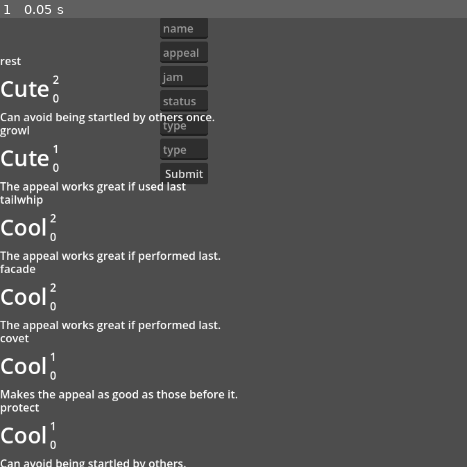
Above: before the commit, frame 1.
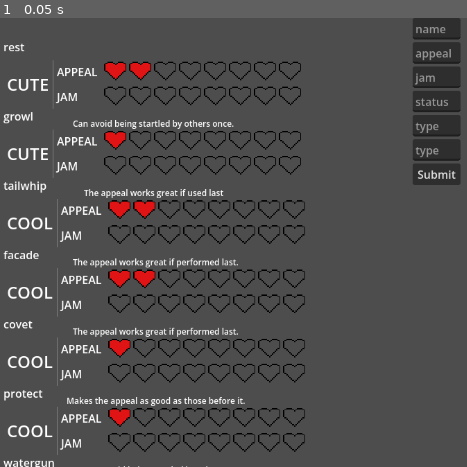
Above: after the commit, the same moment.

Repository: coreyli1/contests
Game: Godot game, scene res://ui/characterselect.tscn
The game is run twice, just before and just after one commit, with the same random seed, the same clock (stepped at 60 frames per second) and the same inputs. This scene is started directly instead of the project's main scene.
Inputs:
- Up to frame 1 (0.05 s): no input

The runs differ from the first frame. In frame 1, 18% of the frame differs, in the area x 0-99%, y 0-100%.

Commit message:
added heart system for the move card  ui

Diff:
--- a/ui/characterselect.gd
+++ b/ui/characterselect.gd
@@ -20,7 +20,7 @@
 	pass
 
 func create_labels() -> void:
-	var ypos = 50
+	var ypos = 25
 
 	for d in Global.move_data:
 
@@ -31,8 +31,8 @@
 		add_child(card)
 		card.label_move_name.text = d
 		card.label_type.text = set_type(Global.move_data[d]["type"])
-		card.label_appeal.text = str(Global.move_data[d]["appeal"])
-		card.label_jam.text = str(Global.move_data[d]["jam"])
+		#card.label_appeal.text = str(Global.move_data[d]["appeal"])
+		#card.label_jam.text = str(Global.move_data[d]["jam"])
 		card.label_description.text = Global.move_data[d]["description"]
 
 		card.set_labels(d, Global.move_data[d]["type"], Global.move_data[d]["appeal"], Global.move_data[d]["jam"], Global.move_data[d]["description"])
@@ -59,18 +59,19 @@
 	print(new_move)
 	Global.move_data[line_name.text] = new_move
 	print(Global.move_data)
+	print("move added")
 	pass # Replace with function body.
 
 func set_type(t: int)-> String:
 	match t:
 		0:
-			return "Cool"
+			return "COOL"
 		1:
-			return "Beauty"
+			return "BEAUTY"
 		2:
-			return "Cute"
+			return "CUTE"
 		3:
-			return "Clever"
+			return "CLEVER"
 		4:
-			return "Tough"
+			return "TOUGH"
 	return ""
--- a/ui/characterselect.tscn
+++ b/ui/characterselect.tscn
@@ -6,10 +6,9 @@
 script = ExtResource("1_7vt1i")
 
 [node name="VBoxContainer" type="VBoxContainer" parent="." unique_id=1736079045]
-offset_left = 231.0
-offset_top = -1.0
-offset_right = 299.0
-offset_bottom = 205.0
+offset_left = 595.0
+offset_right = 663.0
+offset_bottom = 241.0
 
 [node name="Name" type="LineEdit" parent="VBoxContainer" unique_id=792463550]
 unique_name_in_owner = true
--- a/ui/movecard.gd
+++ b/ui/movecard.gd
@@ -12,14 +12,23 @@
 var jam
 var desc
 
-#func _init(mn: String, t: int, a: int, j: int, d: String) -> void:
-	#move_name = mn
-	#move_type = set_type(t)
-	#appeal = str(a)
-	#jam = str(j)
-	#desc = d
-	#
+@onready var h_1: TextureRect = %h1
+@onready var h_2: TextureRect = %h2
+@onready var h_3: TextureRect = %h3
+@onready var h_4: TextureRect = %h4
+@onready var h_5: TextureRect = %h5
+@onready var h_6: TextureRect = %h6
+@onready var h_7: TextureRect = %h7
+@onready var h_8: TextureRect = %h8
 
+@onready var j_1: TextureRect = %j1
+@onready var j_2: TextureRect = %j2
+@onready var j_3: TextureRect = %j3
+@onready var j_4: TextureRect = %j4
+@onready var j_5: TextureRect = %j5
+@onready var j_6: TextureRect = %j6
+@onready var j_7: TextureRect = %j7
+@onready var j_8: TextureRect = %j8
 
 
 # Called when the node enters the scene tree for the first time.
@@ -35,20 +44,32 @@
 func set_labels(mn: String, t: int, a: int, j: int, d: String)->void:
 	label_move_name.text = mn
 	label_type.text = set_type(t)
-	label_appeal.text = str(a)
-	label_jam.text = str(j)
+	add_appeal(a)
+	add_jam(j)
 	label_description.text = d
 
 func set_type(t: int)-> String:
 	match t:
 		0:
-			return "Cool"
+			return "COOL"
 		1:
-			return "Beauty"
+			return "BEAUTY"
 		2:
-			return "Cute"
+			return "CUTE"
 		3:
-			return "Clever"
+			return "CLEVER"
 		4:
-			return "Tough"
+			return "TOUGH"
 	return ""
+
+func add_appeal(a:int) -> void:
+	var h_array = [h_1,h_2,h_3,h_4,h_5,h_6,h_7,h_8]
+	for i in a:
+		h_array[i].texture = preload("uid://dgaakweof3oam")
+		pass
+
+func add_jam(j:int) -> void:
+	var h_array = [j_1,j_2,j_3,j_4,j_5,j_6,j_7,j_8]
+	for i in j:
+		h_array[i].texture = preload("uid://dnkr4p4b1owbj")
+		pass
--- a/ui/movecard.tscn
+++ b/ui/movecard.tscn
@@ -1,42 +1,205 @@
 [gd_scene format=3 uid="uid://xessnxm18kj3"]
 
 [ext_resource type="Script" uid="uid://c4bi5urxehguo" path="res://ui/movecard.gd" id="1_ri3ic"]
+[ext_resource type="Texture2D" uid="uid://dswqddcylfcjc" path="res://assets/notfilledinheart.png" id="2_b30bs"]
 
 [node name="MoveCard" type="Node2D" unique_id=375996392]
 script = ExtResource("1_ri3ic")
 
-[node name="VBoxContainer2" type="VBoxContainer" parent="." unique_id=1113208229]
-alignment = 1
-
-[node name="MoveName" type="Label" parent="VBoxContainer2" unique_id=1498099470]
-unique_name_in_owner = true
-layout_mode = 2
-
-[node name="HBoxContainer" type="HBoxContainer" parent="VBoxContainer2" unique_id=468944248]
-layout_mode = 2
-size_flags_vertical = 2
-
-[node name="Type" type="Label" parent="VBoxContainer2/HBoxContainer" unique_id=1965584435]
-unique_name_in_owner = true
-layout_mode = 2
-theme_override_font_sizes/font_size = 32
+[node name="MarginContainer" type="MarginContainer" parent="." unique_id=42342912]
+offset_right = 40.0
+offset_bottom = 40.0
+theme_override_constants/margin_left = 5
+theme_override_constants/margin_top = 5
+theme_override_constants/margin_right = 5
+theme_override_constants/margin_bottom = 5
+
+[node name="VBoxContainer2" type="VBoxContainer" parent="MarginContainer" unique_id=1113208229]
+layout_mode = 2
+
+[node name="MoveName" type="Label" parent="MarginContainer/VBoxContainer2" unique_id=1498099470]
+unique_name_in_owner = true
+layout_mode = 2
+
+[node name="MarginContainer" type="MarginContainer" parent="MarginContainer/VBoxContainer2" unique_id=489479350]
+layout_mode = 2
+theme_override_constants/margin_left = 5
+theme_override_constants/margin_top = 5
+theme_override_constants/margin_right = 5
+theme_override_constants/margin_bottom = 5
+
+[node name="HBoxContainer" type="HBoxContainer" parent="MarginContainer/VBoxContainer2/MarginContainer" unique_id=468944248]
+layout_mode = 2
+size_flags_horizontal = 0
+
+[node name="Type" type="Label" parent="MarginContainer/VBoxContainer2/MarginContainer/HBoxContainer" unique_id=1965584435]
+unique_name_in_owner = true
+layout_mode = 2
+theme_override_font_sizes/font_size = 24
 text = "CUTE"
 
-[node name="VBoxContainer" type="VBoxContainer" parent="VBoxContainer2/HBoxContainer" unique_id=57304466]
-layout_mode = 2
-
-[node name="Appeal" type="Label" parent="VBoxContainer2/HBoxContainer/VBoxContainer" unique_id=1988171412]
-unique_name_in_owner = true
+[node name="VSeparator" type="VSeparator" parent="MarginContainer/VBoxContainer2/MarginContainer/HBoxContainer" unique_id=2043955910]
+layout_mode = 2
+
+[node name="VBoxContainer" type="VBoxContainer" parent="MarginContainer/VBoxContainer2/MarginContainer/HBoxContainer" unique_id=57304466]
+layout_mode = 2
+
+[node name="AppealContainer" type="HBoxContainer" parent="MarginContainer/VBoxContainer2/MarginContainer/HBoxContainer/VBoxContainer" unique_id=1728288469]
+layout_mode = 2
+
+[node name="Appeal" type="Label" parent="MarginContainer/VBoxContainer2/MarginContainer/HBoxContainer/VBoxContainer/AppealContainer" unique_id=1103482789]
+unique_name_in_owner = true
+custom_minimum_size = Vector2(64, 0)
 layout_mode = 2
 text = "APPEAL"
 
-[node name="Jam" type="Label" parent="VBoxContainer2/HBoxContainer/VBoxContainer" unique_id=769995480]
-unique_name_in_owner = true
+[node name="h1" type="TextureRect" parent="MarginContainer/VBoxContainer2/MarginContainer/HBoxContainer/VBoxContainer/AppealContainer" unique_id=1534684278]
+unique_name_in_owner = true
+layout_mode = 2
+size_flags_horizontal = 4
+size_flags_vertical = 4
+offset_transform_scale = Vector2(0.5, 0.5)
+texture = ExtResource("2_b30bs")
+
+[node name="h2" type="TextureRect" parent="MarginContainer/VBoxContainer2/MarginContainer/HBoxContainer/VBoxContainer/AppealContainer" unique_id=1917538698]
+unique_name_in_owner = true
+layout_mode = 2
+size_flags_horizontal = 4
+size_flags_vertical = 4
+offset_transform_scale = Vector2(0.5, 0.5)
+texture = ExtResource("2_b30bs")
+
+[node name="h3" type="TextureRect" parent="MarginContainer/VBoxContainer2/MarginContainer/HBoxContainer/VBoxContainer/AppealContainer" unique_id=1910242065]
+unique_name_in_owner = true
+layout_mode = 2
+size_flags_horizontal = 4
+size_flags_vertical = 4
+offset_transform_scale = Vector2(0.5, 0.5)
+texture = ExtResource("2_b30bs")
+
+[node name="h4" type="TextureRect" parent="MarginContainer/VBoxContainer2/MarginContainer/HBoxContainer/VBoxContainer/AppealContainer" unique_id=97927156]
+unique_name_in_owner = true
+layout_mode = 2
+size_flags_horizontal = 4
+size_flags_vertical = 4
+offset_transform_scale = Vector2(0.5, 0.5)
+texture = ExtResource("2_b30bs")
+
+[node name="h5" type="TextureRect" parent="MarginContainer/VBoxContainer2/MarginContainer/HBoxContainer/VBoxContainer/AppealContainer" unique_id=2110116698]
+unique_name_in_owner = true
+layout_mode = 2
+size_flags_horizontal = 4
+size_flags_vertical = 4
+offset_transform_scale = Vector2(0.5, 0.5)
+texture = ExtResource("2_b30bs")
+
+[node name="h6" type="TextureRect" parent="MarginContainer/VBoxContainer2/MarginContainer/HBoxContainer/VBoxContainer/AppealContainer" unique_id=586132629]
+unique_name_in_owner = true
+layout_mode = 2
+size_flags_horizontal = 4
+size_flags_vertical = 4
+offset_transform_scale = Vector2(0.5, 0.5)
+texture = ExtResource("2_b30bs")
+
+[node name="h7" type="TextureRect" parent="MarginContainer/VBoxContainer2/MarginContainer/HBoxContainer/VBoxContainer/AppealContainer" unique_id=855565623]
+unique_name_in_owner = true
+layout_mode = 2
+size_flags_horizontal = 4
+size_flags_vertical = 4
+offset_transform_scale = Vector2(0.5, 0.5)
+texture = ExtResource("2_b30bs")
+
+[node name="h8" type="TextureRect" parent="MarginContainer/VBoxContainer2/MarginContainer/HBoxContainer/VBoxContainer/AppealContainer" unique_id=360018491]
+unique_name_in_owner = true
+layout_mode = 2
+size_flags_horizontal = 4
+size_flags_vertical = 4
+offset_transform_scale = Vector2(0.5, 0.5)
+texture = ExtResource("2_b30bs")
+
+[node name="Jam Container" type="HBoxContainer" parent="MarginContainer/VBoxContainer2/MarginContainer/HBoxContainer/VBoxContainer" unique_id=418680710]
+layout_mode = 2
+
+[node name="Jam" type="Label" parent="MarginContainer/VBoxContainer2/MarginContainer/HBoxContainer/VBoxContainer/Jam Container" unique_id=1344850287]
+unique_name_in_owner = true
+custom_minimum_size = Vector2(64, 0)
 layout_mode = 2
 text = "JAM"
 
-[node name="Description" type="Label" parent="VBoxContainer2" unique_id=536978161]
-unique_name_in_owner = true
-layout_mode = 2
-size_flags_vertical = 2
+[node name="j1" type="TextureRect" parent="MarginContainer/VBoxContainer2/MarginContainer/HBoxContainer/VBoxContainer/Jam Container" unique_id=474373575]
+unique_name_in_owner = true
+layout_mode = 2
+size_flags_horizontal = 4
+size_flags_vertical = 4
+offset_transform_scale = Vector2(0.5, 0.5)
+texture = ExtResource("2_b30bs")
+
+[node name="j2" type="TextureRect" parent="MarginContainer/VBoxContainer2/MarginContainer/HBoxContainer/VBoxContainer/Jam Container" unique_id=691241399]
+unique_name_in_owner = true
+layout_mode = 2
+size_flags_horizontal = 4
+size_flags_vertical = 4
+offset_transform_scale = Vector2(0.5, 0.5)
+texture = ExtResource("2_b30bs")
+
+[node name="j3" type="TextureRect" parent="MarginContainer/VBoxContainer2/MarginContainer/HBoxContainer/VBoxContainer/Jam Container" unique_id=1976458555]
+unique_name_in_owner = true
+layout_mode = 2
+size_flags_horizontal = 4
+size_flags_vertical = 4
+offset_transform_scale = Vector2(0.5, 0.5)
+texture = ExtResource("2_b30bs")
+
+[node name="j4" type="TextureRect" parent="MarginContainer/VBoxContainer2/MarginContainer/HBoxContainer/VBoxContainer/Jam Container" unique_id=540740870]
+unique_name_in_owner = true
+layout_mode = 2
+size_flags_horizontal = 4
+size_flags_vertical = 4
+offset_transform_scale = Vector2(0.5, 0.5)
+texture = ExtResource("2_b30bs")
+
+[node name="j5" type="TextureRect" parent="MarginContainer/VBoxContainer2/MarginContainer/HBoxContainer/VBoxContainer/Jam Container" unique_id=201224107]
+unique_name_in_owner = true
+layout_mode = 2
+size_flags_horizontal = 4
+size_flags_vertical = 4
+offset_transform_scale = Vector2(0.5, 0.5)
+texture = ExtResource("2_b30bs")
+
+[node name="j6" type="TextureRect" parent="MarginContainer/VBoxContainer2/MarginContainer/HBoxContainer/VBoxContainer/Jam Container" unique_id=1910440677]
+unique_name_in_owner = true
+layout_mode = 2
+size_flags_horizontal = 4
+size_flags_vertical = 4
+offset_transform_scale = Vector2(0.5, 0.5)
+texture = ExtResource("2_b30bs")
+
+[node name="j7" type="TextureRect" parent="MarginContainer/VBoxContainer2/MarginContainer/HBoxContainer/VBoxContainer/Jam Container" unique_id=745574497]
+unique_name_in_owner = true
+layout_mode = 2
+size_flags_horizontal = 4
+size_flags_vertical = 4
+offset_transform_scale = Vector2(0.5, 0.5)
+texture = ExtResource("2_b30bs")
+
+[node name="j8" type="TextureRect" parent="MarginContainer/VBoxContainer2/MarginContainer/HBoxContainer/VBoxContainer/Jam Container" unique_id=299283830]
+unique_name_in_owner = true
+layout_mode = 2
+size_flags_horizontal = 4
+size_flags_vertical = 4
+offset_transform_scale = Vector2(0.5, 0.5)
+texture = ExtResource("2_b30bs")
+
+[node name="MarginContainer2" type="MarginContainer" parent="MarginContainer/VBoxContainer2" unique_id=1551752281]
+layout_mode = 2
+theme_override_constants/margin_left = 5
+theme_override_constants/margin_top = 5
+theme_override_constants/margin_right = 5
+theme_override_constants/margin_bottom = 5
+
+[node name="Description" type="Label" parent="MarginContainer/VBoxContainer2/MarginContainer2" unique_id=536978161]
+unique_name_in_owner = true
+layout_mode = 2
+size_flags_horizontal = 4
+theme_override_font_sizes/font_size = 12
 text = "move description"
Binary file added: assets/blackfilledinheart.png
Not shown, added: assets/blackfilledinheart.png.import
Binary file added: assets/filledinheart.png
Not shown, added: assets/filledinheart.png.import
Binary file added: assets/notfilledinheart.png
Not shown, added: assets/notfilledinheart.png.import
